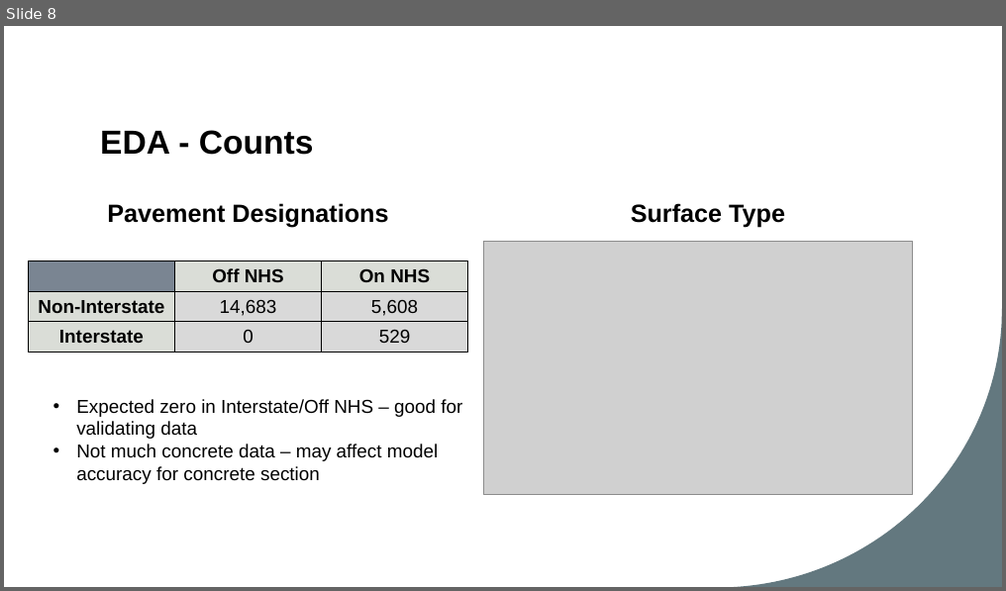
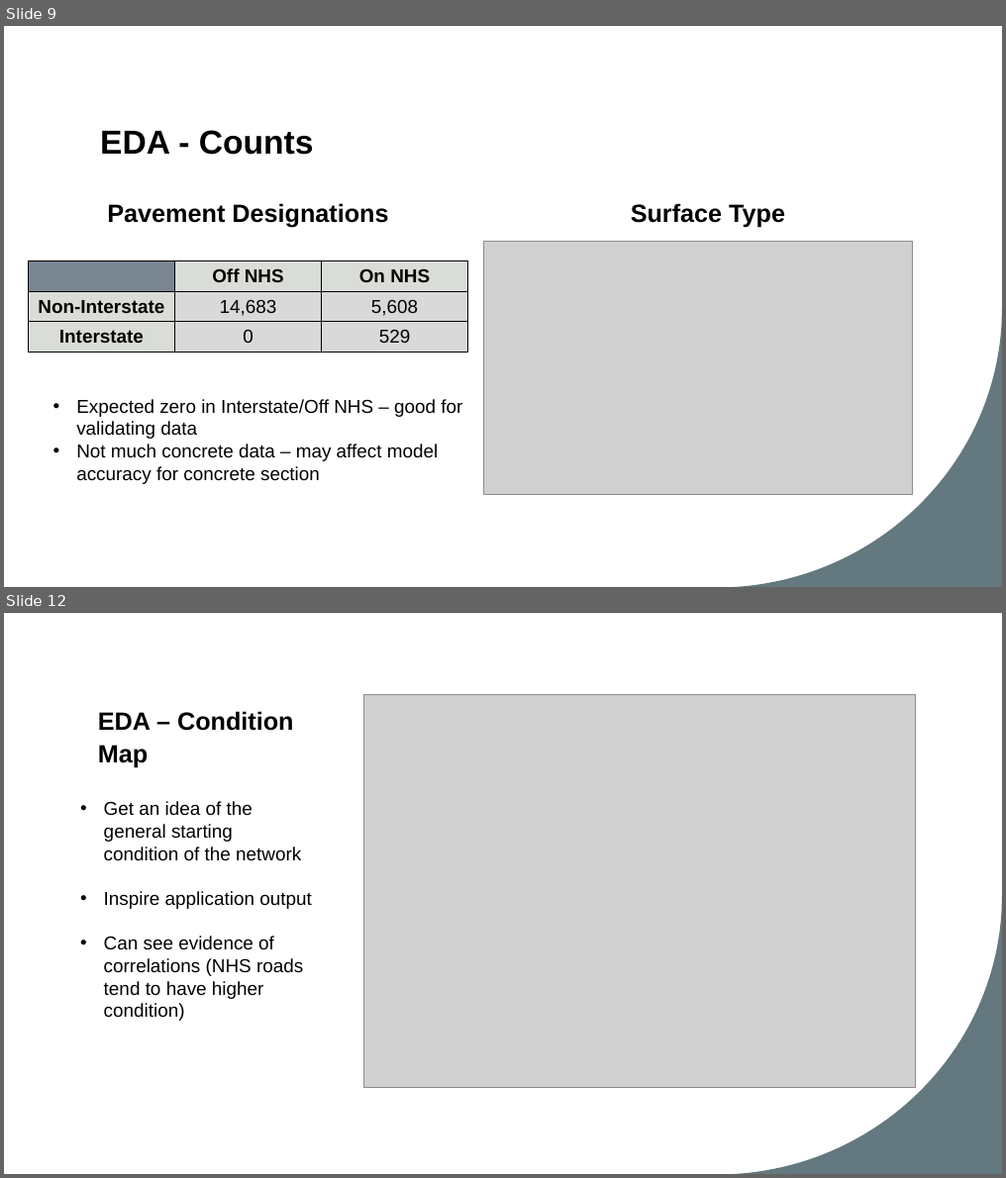
Before and after one commit to ConnorBruce/UMBC-DATA606-Capstone, a slide deck: docs/DS_Capstone_Final_Presentation_Connor_Bruce.pptx. Shown one above the other, each under a label of ours: slide 8 before the commit, slides 9 and 12 after it; the slides between them are not shown. The pictures are 1006x591 and 1006x1178 pixels, drawn with LibreOffice and Linux fonts; fonts in the diff are those of the drawing; grey boxes stand for pictures. Boxes give left, top, right and bottom in pixels: in the first picture for what was removed or moved away, otherwise in the second. Text is boxed around its words. In the diff, an @@ line names an element or a change of style, - is before the commit and + after.

```diff
--- a/docs/DS_Capstone_Final_Presentation_Connor_Bruce.pptx
+++ b/docs/DS_Capstone_Final_Presentation_Connor_Bruce.pptx
@@ slide 12 added at (4, 613, 1002, 1174), background #FFFFFF @@
@@ rectangle added at (4, 613, 1002, 1174), fill #FFFFFF @@
@@ picture added at (364, 695, 916, 1088) @@
@@ title added at (98, 711, 294, 768), 24 pt, text #000000, bold @@
+EDA – Condition Map
@@ text added at (104, 801, 312, 1021), 18 pt, text #000000 @@
+• Get an idea of the general starting condition of the network
+• Inspire application output
+• Can see evidence of correlations (NHS roads tend to have higher condition)
@@ freeform shape added at (725, 896, 1002, 1174), fill #63787F @@
@@ what was slide 8 is now slide 9 @@
```
Also in this commit, not shown: 2 slides changed, 11 other slides added, 5 other files.
